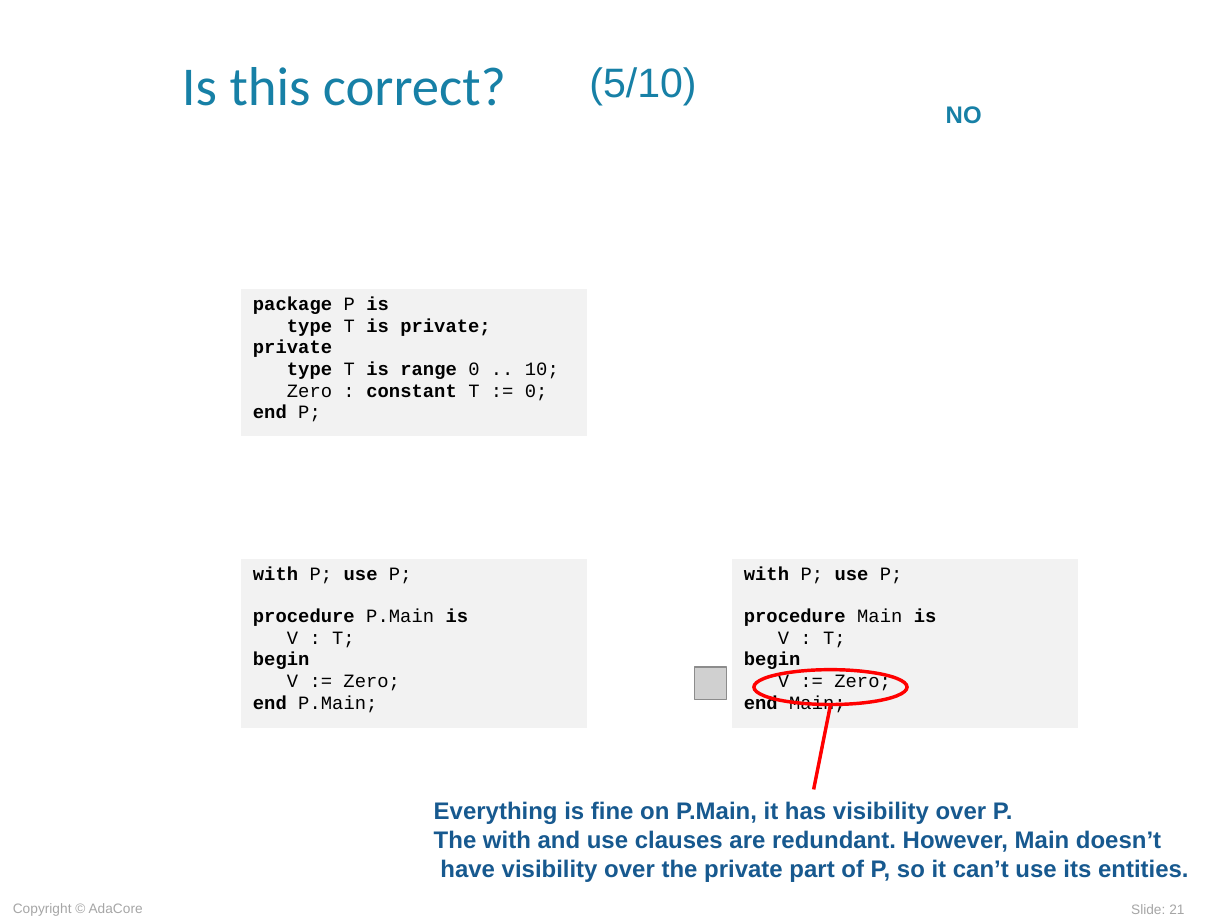
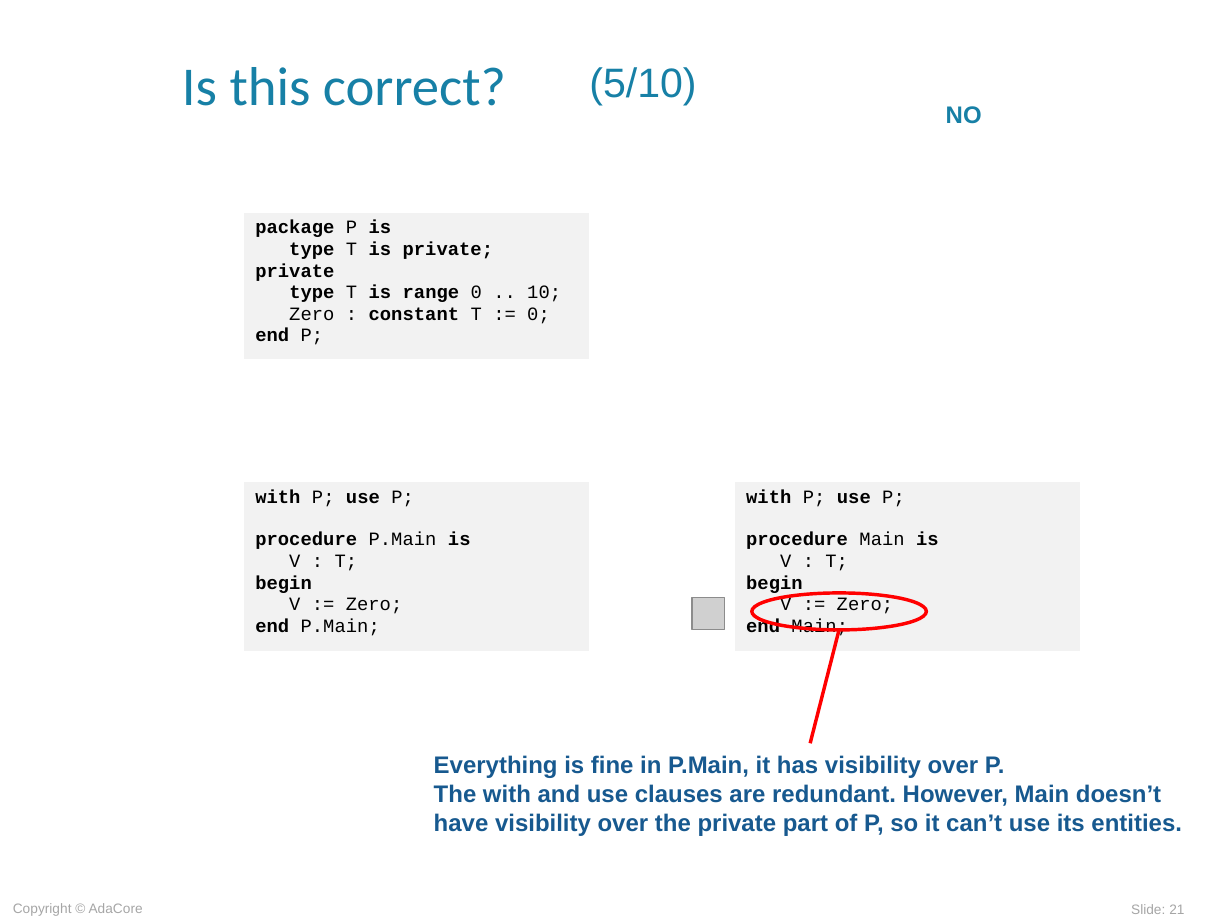
Before and after one commit to AdaCoreU/Courses, a slide deck: slide 21 of lectures/03_Programming_in_the_Large/04_Encapsulation/slides/Encapsulation.ppt. Drawn at 1232x924 pixels with LibreOffice and Linux fonts; fonts in the diff are those of the drawing; grey boxes stand for pictures; background and template pictures are left out. Boxes give left, top, right and bottom in pixels: in the first picture for what was removed or moved away, otherwise in the second. Text is boxed around its words. In the diff, an @@ line names an element or a change of style, - is before the commit and + after.

```diff
--- a/lectures/03_Programming_in_the_Large/04_Encapsulation/slides/Encapsulation.ppt
+++ b/lectures/03_Programming_in_the_Large/04_Encapsulation/slides/Encapsulation.ppt
@@ table moved from (x1=240, y1=288, x2=586, y2=436) to (x1=243, y1=212, x2=589, y2=360) @@
@@ table moved from (x1=240, y1=558, x2=586, y2=728) to (x1=243, y1=482, x2=589, y2=652) @@
@@ table moved from (x1=732, y1=558, x2=1078, y2=728) to (x1=734, y1=482, x2=1080, y2=652) @@
@@ picture moved from (x1=695, y1=667, x2=727, y2=699) to (x1=692, y1=598, x2=724, y2=630) @@
@@ ellipse resized from (x1=754, y1=670, x2=907, y2=705) to (x1=752, y1=593, x2=926, y2=630) @@
@@ line moved from (830, 705) - (813, 790) to (839, 630) - (811, 743) @@
@@ text at (x1=434, y1=755, x2=1182, y2=836): text changed @@
-Everything is fine on P.Main, it has visibility over P.
-The with and use clauses are redundant. However, Main doesn’t
-have visibility over the private part of P, so it can’t use its entities.
+Everything is fine in P.Main, it has visibility over P.
+The with and use clauses are redundant. However, Main doesn’t
+have visibility over the private part of P, so it can’t use its entities.
```
Also in this commit, not shown: 12 other slides changed, 7 other files.
